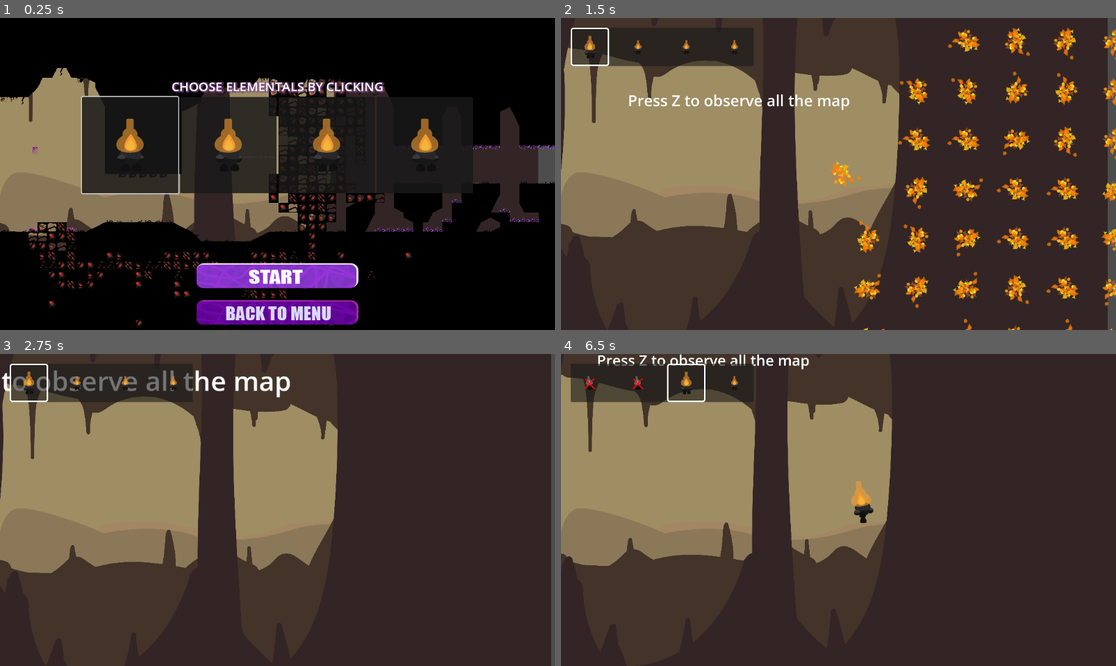
Above: before the commit, frames 1-4 (two rows, left to right).
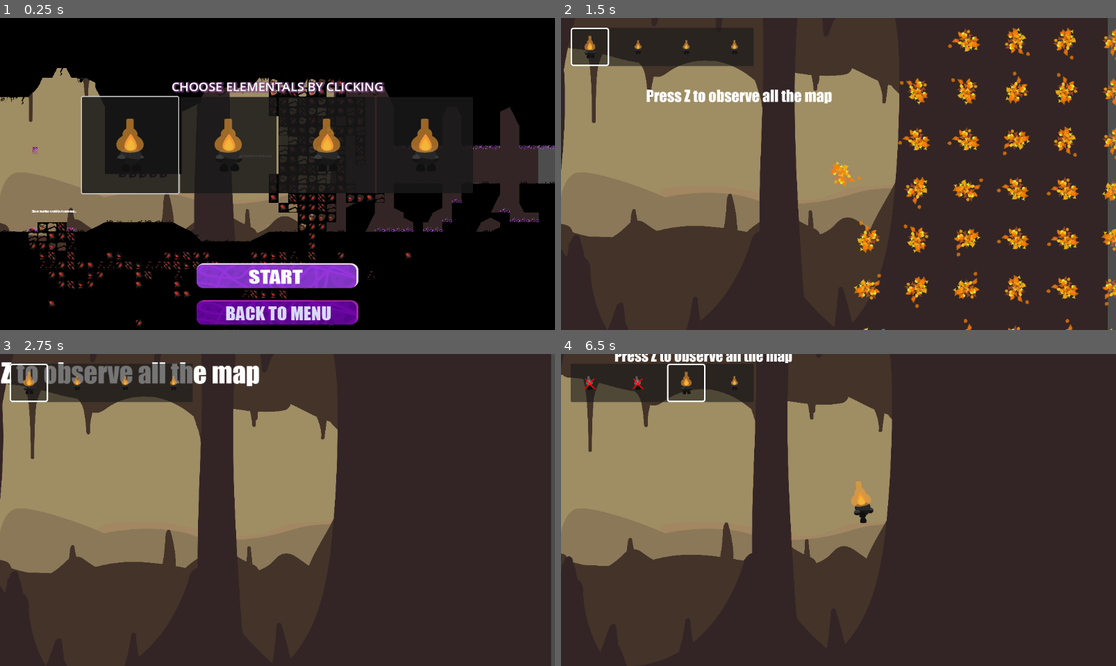
Above: after the commit, the same moments.

Repository: StarikTenger/PlatformerGame2025
Game: Godot game, scene res://levels/level_5.tscn
Two runs of this game, one before a commit and one after it. Both use one fixed random seed, a clock stepped at 60 frames per second and the inputs below. This scene is started directly instead of the project's main scene. Sound files missing from this copy of the repository are replaced by a short silence.
Inputs (mouse positions are in pixels of both pictures, inside the frame that each line leads up to):
- Up to frame 1 (0.25 s): no input
- Up to frame 2 (1.5 s): click (838, 273) at 0.5 s; tap Z (level_overview) at 1.25 s; move the mouse to (960, 158) at 1.27 s; hold D (move_right) from 1.28 s (still down); tap Ctrl (ctrl) at 1.35 s
- Up to frame 3 (2.75 s): keep holding D (move_right); tap Space (jump) at 1.52, 2.27 s; tap Z (level_overview) at 2, 2.1 s; move the mouse to (166, 525) at 2.02 s
- Up to frame 4 (6.5 s): tap Z (level_overview) at 2.75, 3.5, 4.25, 5, 5.1 s; move the mouse to (894, 441) at 2.77 s; release D (move_right) at 2.78 s; hold A (move_left) 2.78-3.53 s; hold P (special_action) 2.78-3.53 s; move the mouse to (810, 572) at 3.52 s; hold D (move_right) 3.53-5.03 s; tap Tab (switch_char) at 3.6 s; tap Space (jump) at 3.77, 4.52, 5.27 s; move the mouse to (1005, 556) at 4.27 s; tap Ctrl (ctrl) at 4.35 s; move the mouse to (672, 463) at 5.02 s; hold A (move_left) 5.03-5.78 s; move the mouse to (866, 510) at 5.77 s; hold D (move_right) from 5.78 s (still down); hold P (special_action) from 5.78 s (still down)

The runs differ from the first frame. In frame 1, less than 0.1% of the frame differs, in the area x 5-49%, y 44-63%; in frame 2, 1.2%; in frame 3, 2.4%, in the area x 0-53%, y 2-15%; in frame 4, 0.9%.

Commit message:
aaaaaaaaa

Diff:
--- a/levels/level_4.tscn
+++ b/levels/level_4.tscn
@@ -1,15 +1,17 @@
-[gd_scene load_steps=10 format=4 uid="uid://brdeqog348034"]
+[gd_scene load_steps=11 format=4 uid="uid://brdeqog348034"]
 
 [ext_resource type="Script" uid="uid://bhf22l7xmw2fs" path="res://scripts/level_template.gd" id="1_t6q73"]
-[ext_resource type="TileSet" uid="uid://b3peoecox56is" path="res://animation/tile_set.tres" id="2_hokjj"]
+[ext_resource type="TileSet" uid="uid://cil1oay7r701q" path="res://animation/tile_set.tres" id="2_hokjj"]
 [ext_resource type="Script" uid="uid://btbawuvajr87s" path="res://scripts/level_overview_node.gd" id="3_0fd8o"]
 [ext_resource type="PackedScene" uid="uid://c5q0a6hls7u0v" path="res://scenes/StartRoster.tscn" id="4_dmnu2"]
+[ext_resource type="FontFile" uid="uid://dwq4psxatm3vh" path="res://fonts/Impact.otf" id="5_ng40l"]
 [ext_resource type="PackedScene" uid="uid://nmj6xwob58pt" path="res://scenes/Exit.tscn" id="5_sc6c1"]
 [ext_resource type="PackedScene" uid="uid://cvdkrw1btgn2q" path="res://scenes/switch.tscn" id="6_0fd8o"]
 [ext_resource type="PackedScene" uid="uid://yf0f760m6xxh" path="res://scenes/door.tscn" id="7_dmnu2"]
 [ext_resource type="PackedScene" uid="uid://beqf7wn7hi4v4" path="res://scenes/ParallaxBackground.tscn" id="8_dmnu2"]
 
 [sub_resource type="LabelSettings" id="LabelSettings_5722l"]
+font = ExtResource("5_ng40l")
 font_size = 62
 
 [node name="Level" type="Node2D"]
@@ -31,23 +33,20 @@
 position = Vector2(-1126, 419)
 
 [node name="Hint_1" type="Label" parent="."]
-visible = false
-offset_left = -1601.0
-offset_top = 870.0
-offset_right = -252.0
-offset_bottom = 1045.0
-text = "The earth character can stick to the wall
-with the SHIFT key pressed"
+offset_left = -2246.0
+offset_top = 1866.0
+offset_right = -897.0
+offset_bottom = 2041.0
+text = "What's up there?"
 label_settings = SubResource("LabelSettings_5722l")
 horizontal_alignment = 1
 
 [node name="Hint_2" type="Label" parent="."]
-visible = false
-offset_left = 1199.0
-offset_top = -330.0
-offset_right = 2548.0
-offset_bottom = -244.0
-text = "So deep here..."
+offset_left = 2198.0
+offset_top = 1803.0
+offset_right = 3547.0
+offset_bottom = 1889.0
+text = "Knock, knock"
 label_settings = SubResource("LabelSettings_5722l")
 horizontal_alignment = 1
 
--- a/levels/level_5.tscn
+++ b/levels/level_5.tscn
@@ -1,15 +1,17 @@
-[gd_scene load_steps=10 format=4 uid="uid://bdx4qk52qqswg"]
+[gd_scene load_steps=11 format=4 uid="uid://bdx4qk52qqswg"]
 
 [ext_resource type="Script" uid="uid://bhf22l7xmw2fs" path="res://scripts/level_template.gd" id="1_v5ho1"]
-[ext_resource type="TileSet" uid="uid://b3peoecox56is" path="res://animation/tile_set.tres" id="2_ldpug"]
+[ext_resource type="TileSet" uid="uid://cil1oay7r701q" path="res://animation/tile_set.tres" id="2_ldpug"]
 [ext_resource type="Script" uid="uid://btbawuvajr87s" path="res://scripts/level_overview_node.gd" id="3_8vr3t"]
 [ext_resource type="PackedScene" uid="uid://c5q0a6hls7u0v" path="res://scenes/StartRoster.tscn" id="4_a58qw"]
 [ext_resource type="PackedScene" uid="uid://nmj6xwob58pt" path="res://scenes/Exit.tscn" id="5_ij65d"]
+[ext_resource type="FontFile" uid="uid://dwq4psxatm3vh" path="res://fonts/Impact.otf" id="5_ldpug"]
 [ext_resource type="PackedScene" uid="uid://beqf7wn7hi4v4" path="res://scenes/ParallaxBackground.tscn" id="8_hv08k"]
 [ext_resource type="PackedScene" uid="uid://c02kgqghm6xo1" path="res://scenes/Dispenser.tscn" id="9_8vr3t"]
 [ext_resource type="PackedScene" uid="uid://bqeykxs2dl2yd" path="res://scenes/Projectile.tscn" id="10_a58qw"]
 
 [sub_resource type="LabelSettings" id="LabelSettings_5722l"]
+font = ExtResource("5_ldpug")
 font_size = 62
 
 [node name="Level" type="Node2D"]
@@ -46,12 +48,11 @@
 horizontal_alignment = 1
 
 [node name="Hint_2" type="Label" parent="."]
-visible = false
-offset_left = 1199.0
-offset_top = -330.0
-offset_right = 2548.0
-offset_bottom = -244.0
-text = "So deep here..."
+offset_left = 294.0
+offset_top = 1555.0
+offset_right = 1643.0
+offset_bottom = 1641.0
+text = "Chain reaction could be dangerous..."
 label_settings = SubResource("LabelSettings_5722l")
 horizontal_alignment = 1
 
--- a/levels/level_6.tscn
+++ b/levels/level_6.tscn
@@ -49,7 +49,8 @@
 offset_top = 5600.0
 offset_right = 8345.0
 offset_bottom = 5686.0
-text = "Stay tuned for updates, we want to continue improving the game"
+text = "Stay tuned for updates, we want to continue improving the game
+Press Z key :)"
 label_settings = SubResource("LabelSettings_5722l")
 horizontal_alignment = 1
 
Not shown: 1 places in levels/level_1.tscn that only renumber resources
Not shown: 1 places in levels/level_2.tscn that only renumber resources
Not shown: 1 places in levels/level_3.tscn that only renumber resources
Not shown: 1 places in levels/level_6.tscn that only renumber resources
Not shown: 1 places in scenes/UI/LevelManager.tscn that only renumber resources
